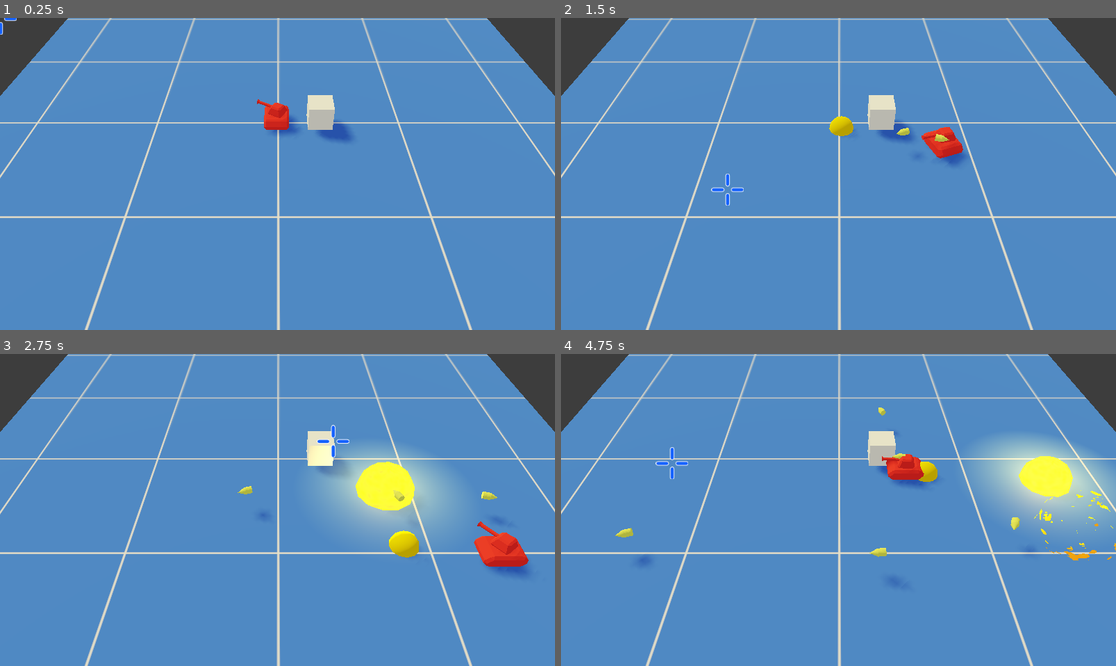
Above: before the commit, frames 1-4 (two rows, left to right).
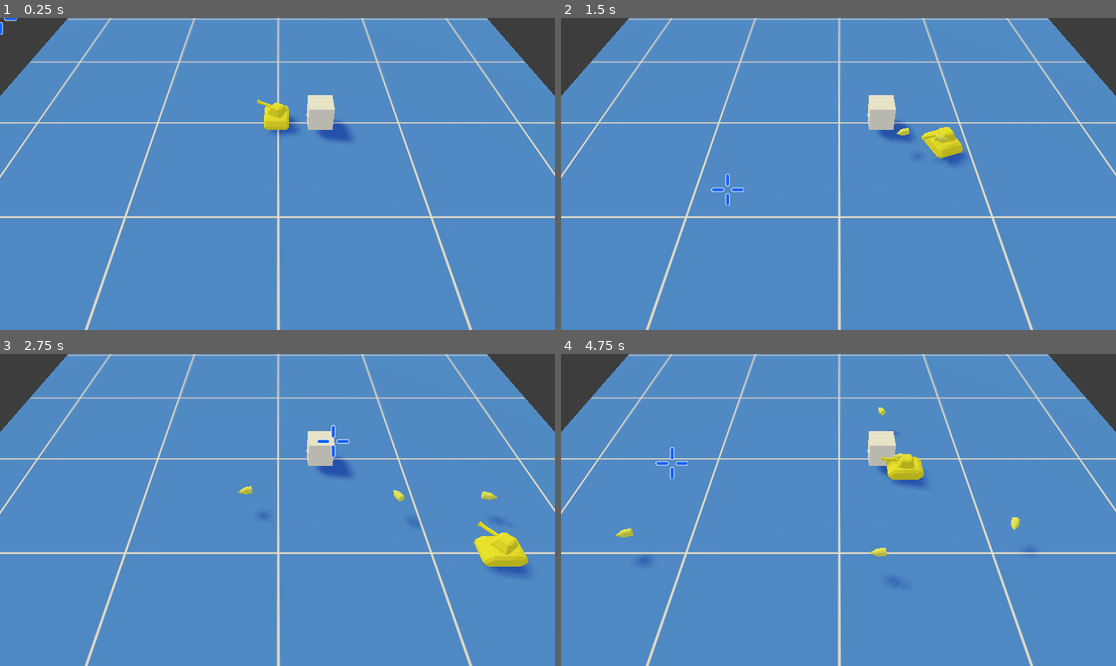
Above: after the commit, the same moments.

Repository: Hasnep/combatanks
Game: Godot game, scene res://World.tscn
The game is run twice, just before and just after one commit, with the same random seed, the same clock (stepped at 60 frames per second) and the same inputs.
Inputs (mouse positions are in pixels of both pictures, inside the frame that each line leads up to):
- Up to frame 1 (0.25 s): no input
- Up to frame 2 (1.5 s): tap Enter at 0.5 s; move the mouse to (960, 158) at 0.52 s; hold Right (move_right) 0.53-1.28 s; right-click (960, 158) at 0.6 s; click (960, 158) at 0.8 s; move the mouse to (727, 189) at 1.27 s; hold Down (move_down) from 1.28 s (still down); click (727, 189) at 1.35 s
- Up to frame 3 (2.75 s): right-click (166, 525) at 1.55 s; move the mouse to (333, 441) at 2.02 s; release Down (move_down) at 2.03 s; hold Right (move_right) from 2.03 s (still down); right-click (333, 441) at 2.1 s; click (333, 441) at 2.3 s
- Up to frame 4 (4.75 s): move the mouse to (810, 572) at 2.77 s; release Right (move_right) at 2.78 s; hold Up (move_up) 2.78-3.53 s; click (810, 572) at 2.85 s; right-click (810, 572) at 3.05 s; move the mouse to (1005, 556) at 3.52 s; hold Left (move_left) from 3.53 s (still down); right-click (1005, 556) at 3.6 s; click (1005, 556) at 3.8 s; move the mouse to (672, 463) at 4.27 s; click (672, 463) at 4.35 s; right-click (672, 463) at 4.55 s

The runs differ from the first frame. In frame 1, 0.4% of the frame differs, in the area x 46-53%, y 26-36%; in frame 2, 0.7%; in frame 3, 7.2%, in the area x 55-96%, y 29-69%; in frame 4, 6.8%.

Commit message:
Make tank more generic
Move all the core logic to Tank.gd script and then overwrite this using
TankPlayer.gd

Diff:
--- /dev/null
+++ b/Tank/Player/TankPlayer.tscn
@@ -0,0 +1,56 @@
+[gd_scene load_steps=8 format=2]
+
+[ext_resource path="res://Tank/TankTexture.tres" type="Material" id=1]
+[ext_resource path="res://Tank/TankTurret.obj" type="ArrayMesh" id=2]
+[ext_resource path="res://Tank/TankPlayer.gd" type="Script" id=3]
+[ext_resource path="res://Tank/TankBase.obj" type="ArrayMesh" id=5]
+
+[sub_resource type="GDScript" id=2]
+script/source = "extends \"res://Tank/TankTurret.gd\"
+
+onready var mouse_marker: MeshInstance = $\"../../MouseMarker\"
+
+
+func get_facing_direction() -> float:
+	var mouse_position_2d: Vector2 = Vector2(
+		mouse_marker.transform.origin.x, mouse_marker.transform.origin.z
+	)
+	var tank_position_2d: Vector2 = Vector2(transform.origin.x, transform.origin.z)
+	return (mouse_position_2d - tank_position_2d).angle_to(Vector2(0, 1))
+
+
+func get_shoot_action() -> bool:
+	return Input.is_action_just_pressed(\"shoot\")
+"
+
+[sub_resource type="GDScript" id=3]
+script/source = "extends \"res://Tank/TankBase.gd\"
+
+
+"
+
+[sub_resource type="BoxShape" id=1]
+extents = Vector3( 1, 1, 1.5 )
+
+[node name="TankPlayer" type="Spatial"]
+script = ExtResource( 3 )
+
+[node name="TankTurret" type="MeshInstance" parent="."]
+material_override = ExtResource( 1 )
+mesh = ExtResource( 2 )
+material/0 = null
+material/1 = null
+material/2 = null
+script = SubResource( 2 )
+
+[node name="TankBase" type="KinematicBody" parent="."]
+script = SubResource( 3 )
+
+[node name="Hitbox" type="CollisionShape" parent="TankBase"]
+transform = Transform( 1, 0, 0, 0, 1, 0, 0, 0, 1, 0, 1, 0 )
+shape = SubResource( 1 )
+
+[node name="TankBase" type="MeshInstance" parent="TankBase"]
+material_override = ExtResource( 1 )
+mesh = ExtResource( 5 )
+material/0 = null
--- a/Tank/Tank.gd
+++ b/Tank/Tank.gd
@@ -1,11 +1,95 @@
-extends Spatial
+extends KinematicBody
+
+
+func get_facing_direction() -> float:
+	return 0.0
+
+
+func get_shoot_action() -> bool:
+	return false
+
+func get_max_speed() -> float:
+	return 0.0
+
+
+func get_max_angular_velocity() -> float:
+	return 0.0
+
+
+func get_desired_direction() -> Vector2:
+	return Vector2(0, 0)
+
+
+func get_tank_colour() -> Color:
+	return Color(0, 0, 0)
+
+
+func get_lay_mine_action() -> bool:
+	return false
+
+
+var max_speed = get_max_speed()
+var max_angular_velocity = get_max_angular_velocity()
+
+var speed: float = 0.0
 
 
 func _ready():
-	var tank_colours_string = ["#ff4949", "#f9f251", "#1af66c", "#3644ff", "#cb3cfd"]
-	var tank_colours = []
-	for s in tank_colours_string:
-		tank_colours.append(Color(s))
-	randomize()
-	var my_colour = tank_colours[randi() % len(tank_colours)]
+	var my_colour: Color = get_tank_colour()
 	$"TankTurret".material_override.albedo_color = my_colour
+	$"TankBase".material_override.albedo_color = my_colour
+
+
+func _physics_process(_delta: float):
+	var desired_direction: Vector2 = get_desired_direction()
+
+	if desired_direction == Vector2(0, 0):
+		speed = 0
+	else:
+		speed = max_speed
+
+		var facing: Vector2 = Vector2(
+			global_transform.basis.z.x, global_transform.basis.z.z
+		)
+		var direction_delta: float = desired_direction.angle_to(facing)
+
+		# Limit rotation speed
+		direction_delta = min(direction_delta, max_angular_velocity)
+		direction_delta = max(direction_delta, -max_angular_velocity)
+
+		# Snap to direction
+		if abs(direction_delta) < 0.001:
+			direction_delta = 0
+
+		rotation += Vector3(0, direction_delta, 0)
+
+	# Move tank
+	move_and_slide(speed * global_transform.basis.z)
+
+
+onready var turret = $"TankTurret"
+
+func _process(_delta: float):
+	turret.rotation = -rotation + Vector3(0, get_facing_direction(), 0)
+
+	if get_shoot_action():
+		_shoot()
+
+	if get_lay_mine_action():
+		_lay_mine()
+
+var Mine = preload("res://Mine/Mine.tscn")
+onready var mine_container: Node = get_node("/root/World/Mines")
+
+func _lay_mine():
+	var m = Mine.instance()
+	m.constructor(transform.origin)
+	mine_container.add_child(m)
+
+var Bullet = preload("res://Bullet/Bullet.tscn")
+onready var bullet_container: Node = get_node("/root/World/Bullets")
+
+func _shoot():
+	var b = Bullet.instance()
+	b.constructor($".", transform.origin, turret.global_transform.basis.get_euler())
+	bullet_container.add_child(b)
--- a/Tank/Tank.tscn
+++ b/Tank/Tank.tscn
@@ -1,17 +1,22 @@
-[gd_scene load_steps=8 format=2]
+[gd_scene load_steps=5 format=2]
 
 [ext_resource path="res://Tank/TankTexture.tres" type="Material" id=1]
 [ext_resource path="res://Tank/TankTurret.obj" type="ArrayMesh" id=2]
-[ext_resource path="res://Tank/TankTurret.gd" type="Script" id=3]
-[ext_resource path="res://Tank/TankBase.gd" type="Script" id=4]
 [ext_resource path="res://Tank/TankBase.obj" type="ArrayMesh" id=5]
-[ext_resource path="res://Tank/Tank.gd" type="Script" id=6]
 
 [sub_resource type="BoxShape" id=1]
 extents = Vector3( 1, 1, 1.5 )
 
-[node name="Tank" type="Spatial"]
-script = ExtResource( 6 )
+[node name="Tank" type="KinematicBody"]
+
+[node name="TankHitbox" type="CollisionShape" parent="."]
+transform = Transform( 1, 0, 0, 0, 1, 0, 0, 0, 1, 0, 1, 0 )
+shape = SubResource( 1 )
+
+[node name="TankBase" type="MeshInstance" parent="."]
+material_override = ExtResource( 1 )
+mesh = ExtResource( 5 )
+material/0 = null
 
 [node name="TankTurret" type="MeshInstance" parent="."]
 material_override = ExtResource( 1 )
@@ -19,16 +24,3 @@
 material/0 = null
 material/1 = null
 material/2 = null
-script = ExtResource( 3 )
-
-[node name="TankBase" type="KinematicBody" parent="."]
-script = ExtResource( 4 )
-
-[node name="Hitbox" type="CollisionShape" parent="TankBase"]
-transform = Transform( 1, 0, 0, 0, 1, 0, 0, 0, 1, 0, 1, 0 )
-shape = SubResource( 1 )
-
-[node name="TankBase" type="MeshInstance" parent="TankBase"]
-material_override = ExtResource( 1 )
-mesh = ExtResource( 5 )
-material/0 = null
--- a/Tank/TankBase.gd
+++ /dev/null
@@ -1,56 +0,0 @@
-extends KinematicBody
-
-var Mine = preload("res://Mine/Mine.tscn")
-
-onready var tank: Spatial = $"../Tank"
-onready var mine_container: Node = $"../../Mines"
-
-const max_speed: float = 10.0
-const max_angular_velocity: float = 0.1
-
-var speed: float = 0.0
-
-
-func _physics_process(_delta: float):
-	var desired_z: int = 0
-	var desired_x: int = 0
-
-	if Input.is_action_pressed("move_up"):
-		desired_z -= 1
-	if Input.is_action_pressed("move_down"):
-		desired_z += 1
-	if Input.is_action_pressed("move_left"):
-		desired_x -= 1
-	if Input.is_action_pressed("move_right"):
-		desired_x += 1
-
-	if desired_x == 0 and desired_z == 0:
-		speed = 0
-	else:
-		var facing: Vector2 = Vector2(
-			global_transform.basis.z.x, global_transform.basis.z.z
-		)
-		var direction_delta: float = Vector2(desired_x, desired_z).angle_to(facing)
-
-		# Limit rotation speed
-		direction_delta = min(direction_delta, max_angular_velocity)
-		direction_delta = max(direction_delta, -max_angular_velocity)
-
-		# Snap to direction
-		if abs(direction_delta) < 0.001:
-			direction_delta = 0
-
-		rotation += Vector3(0, direction_delta, 0)
-		speed = max_speed
-
-	# Move tank
-	move_and_slide(speed * global_transform.basis.z)
-
-	if Input.is_action_just_pressed("mine"):
-		lay_mine()
-
-
-func lay_mine():
-	var m = Mine.instance()
-	m.constructor(transform.origin)
-	mine_container.add_child(m)
--- /dev/null
+++ b/Tank/TankPlayer.gd
@@ -0,0 +1,48 @@
+extends "res://Tank/Tank.gd"
+
+onready var mouse_marker: MeshInstance = get_node("/root/World/MouseMarker")
+
+func get_facing_direction() -> float:
+	var mouse_position_2d: Vector2 = Vector2(
+		mouse_marker.transform.origin.x, mouse_marker.transform.origin.z
+	)
+	var tank_position_2d: Vector2 = Vector2(transform.origin.x, transform.origin.z)
+	return (mouse_position_2d - tank_position_2d).angle_to(
+		Vector2(0, 1)
+	)
+
+
+func get_shoot_action() -> bool:
+	return Input.is_action_just_pressed("shoot")
+
+func get_max_speed() -> float:
+	return 10.0
+
+func get_max_angular_velocity() -> float:
+	return 0.1
+
+
+func get_desired_direction() -> Vector2:
+	var desired_z: int = 0
+	var desired_x: int = 0
+
+	if Input.is_action_pressed("move_up"):
+		desired_z -= 1
+	if Input.is_action_pressed("move_down"):
+		desired_z += 1
+	if Input.is_action_pressed("move_left"):
+		desired_x -= 1
+	if Input.is_action_pressed("move_right"):
+		desired_x += 1
+
+	return Vector2(desired_x, desired_z)
+
+
+func get_tank_colour() -> Color:
+	var player_colours = ["#ff4949", "#f9f251", "#1af66c", "#3644ff", "#cb3cfd"]
+	randomize()
+	return Color(player_colours[randi() % len(player_colours)])
+
+
+func get_mine_lay_action() -> bool:
+	return Input.is_action_just_pressed("mine")
--- a/Tank/TankTurret.gd
+++ /dev/null
@@ -1,30 +0,0 @@
-extends MeshInstance
-
-var Bullet = preload("res://Bullet/Bullet.tscn")
-
-onready var tank_base: KinematicBody = $"../TankBase"
-onready var mouse_marker: MeshInstance = $"../../MouseMarker"
-onready var bullet_container: Node = $"../../Bullets"
-
-
-func _process(_delta: float):
-	transform.origin = tank_base.transform.origin
-
-	# Make turret face mouse
-	var mouse_position_2d: Vector2 = Vector2(
-		mouse_marker.transform.origin.x, mouse_marker.transform.origin.z
-	)
-	var tank_position_2d: Vector2 = Vector2(transform.origin.x, transform.origin.z)
-	var turret_angle: float = (mouse_position_2d - tank_position_2d).angle_to(
-		Vector2(0, 1)
-	)
-	rotation = Vector3(0, turret_angle, 0)
-
-	if Input.is_action_just_pressed("shoot"):
-		shoot()
-
-
-func shoot():
-	var b = Bullet.instance()
-	b.constructor(tank_base, transform.origin, rotation)
-	bullet_container.add_child(b)
--- a/World.tscn
+++ b/World.tscn
@@ -3,7 +3,7 @@
 [ext_resource path="res://Tank/Tank.tscn" type="PackedScene" id=1]
 [ext_resource path="res://Camera/Camera.tscn" type="PackedScene" id=2]
 [ext_resource path="res://Floor/Floor.tscn" type="PackedScene" id=3]
-[ext_resource path="res://Global.gd" type="Script" id=4]
+[ext_resource path="res://Tank/TankPlayer.gd" type="Script" id=4]
 [ext_resource path="res://Walls/Wall.tscn" type="PackedScene" id=5]
 [ext_resource path="res://WorldEnvironment.tres" type="Environment" id=6]
 
@@ -17,6 +17,7 @@
 [node name="Bullets" type="Node" parent="."]
 
 [node name="Tank" parent="." instance=ExtResource( 1 )]
+script = ExtResource( 4 )
 
 [node name="Camera" parent="." instance=ExtResource( 2 )]
 projection = 0
